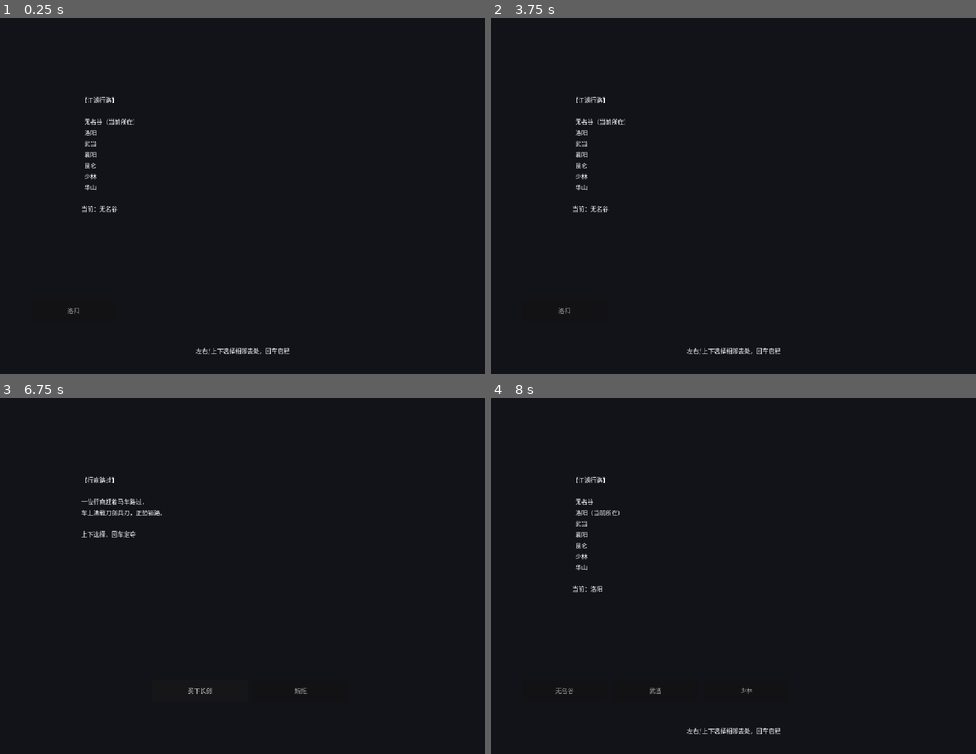
Above: before the commit, frames 1-4 (two rows, left to right).
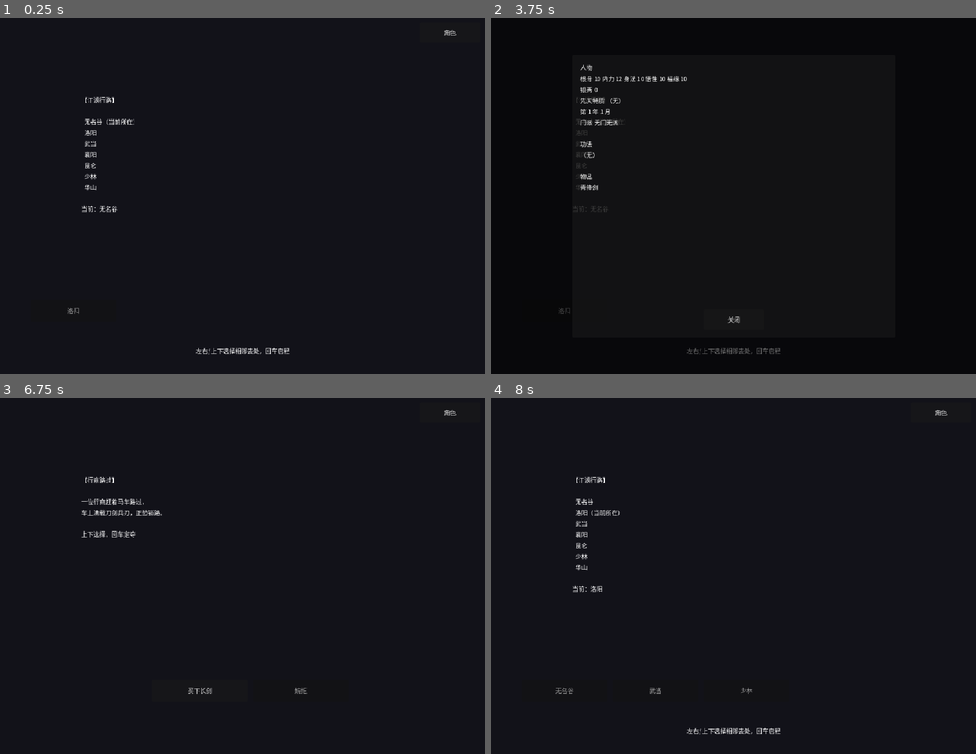
Above: after the commit, the same moments.

Repository: linxuhao/jinyong-heroes
Game: Godot game, scene res://scenes/segments/map.tscn
Two runs of this game, one before a commit and one after it. Both use one fixed random seed, a clock stepped at 60 frames per second and the inputs below. This scene is started directly instead of the project's main scene. Sound files missing from this copy of the repository are replaced by a short silence.
Inputs (mouse positions are in pixels of both pictures, inside the frame that each line leads up to):
- Up to frame 1 (0.25 s): no input
- Up to frame 2 (3.75 s): click "洛阳" at 0.5 s; click "买下长剑" at 1.25 s; click "无名谷" at 2 s; click "卧床练气" at 2.75 s; click (942, 32) at 3.5 s, where only the run after the commit has a clickable "角色"
- Up to frame 3 (6.75 s): click (242, 700) at 4.25 s, where only the run after the commit has a clickable "关闭"; tap Enter (tutorial_next) at 5 s; move the mouse to (349, 558) at 5.02 s; hold D (move_right) 5.03-5.75 s; tap J (attack_confirm) at 5.1, 5.75, 6.5 s; click (349, 558) at 5.17 s; drag from (145, 593) to (218, 647) at 5.77 s; move the mouse to (291, 497) at 6.52 s; hold D (move_right) from 6.53 s (still down); hold Enter (tutorial_next) from 6.53 s (still down)
- Up to frame 4 (8 s): release D (move_right) at 7.25 s; release Enter (tutorial_next) at 7.25 s; click "婉拒" at 7.25 s

The runs differ from the first frame. In frame 1, less than 0.1% of the frame differs, in the area x 91-95%, y 3-5%; in frame 2, 0.9%, in the area x 13-60%, y 13-95%; in frame 3, less than 0.1%; in frame 4, less than 0.1%.

Commit message:
dpe_game/t_impl: roster_panel_host_integration [jinyong-roster] (4 file(s))

Diff:
--- a/scenes/segments/cultivation.tscn
+++ b/scenes/segments/cultivation.tscn
@@ -1,6 +1,7 @@
-[gd_scene load_steps=3 format=3]
+[gd_scene load_steps=4 format=3]
 
 [ext_resource type="Script" path="res://scripts/segments/cultivation.gd" id="1"]
+[ext_resource type="PackedScene" path="res://scenes/ui/roster_panel.tscn" id="2"]
 
 [sub_resource type="StyleBoxFlat" id="StyleBoxFlat_backdrop"]
 bg_color = Color(0.07, 0.07, 0.1, 1)
@@ -53,3 +54,5 @@
 offset_right = 950.0
 offset_bottom = 620.0
 mouse_filter = 2
+
+[node name="RosterPanel" parent="." instance=ExtResource("2")]
--- a/scenes/segments/map.tscn
+++ b/scenes/segments/map.tscn
@@ -1,6 +1,7 @@
-[gd_scene load_steps=3 format=3]
+[gd_scene load_steps=4 format=3]
 
 [ext_resource type="Script" path="res://scripts/segments/map.gd" id="1"]
+[ext_resource type="PackedScene" path="res://scenes/ui/roster_panel.tscn" id="2"]
 
 [sub_resource type="StyleBoxFlat" id="StyleBoxFlat_backdrop"]
 bg_color = Color(0.07, 0.07, 0.1, 1)
@@ -119,3 +120,5 @@
 offset_bottom = 600.0
 focus_mode = 0
 text = "离开"
+
+[node name="RosterPanel" parent="." instance=ExtResource("2")]
--- a/scripts/segments/cultivation.gd
+++ b/scripts/segments/cultivation.gd
@@ -146,7 +146,14 @@
 		_debug_grant_art()
 
 
+func _roster_open() -> bool:
+	var panel := get_node_or_null("RosterPanel")
+	return panel != null and panel.is_open
+
+
 func _unhandled_input(event: InputEvent) -> void:
+	if _roster_open():
+		return
 	if GameManager.current_state != "CULTIVATION":
 		return
 	if event.is_action_pressed("ui_accept"):
--- a/scripts/segments/map.gd
+++ b/scripts/segments/map.gd
@@ -109,7 +109,14 @@
 	_render()
 
 
+func _roster_open() -> bool:
+	var panel := get_node_or_null("RosterPanel")
+	return panel != null and panel.is_open
+
+
 func _unhandled_input(event: InputEvent) -> void:
+	if _roster_open():
+		return
 	if ended:
 		return
 	if phase == "EVENT":
